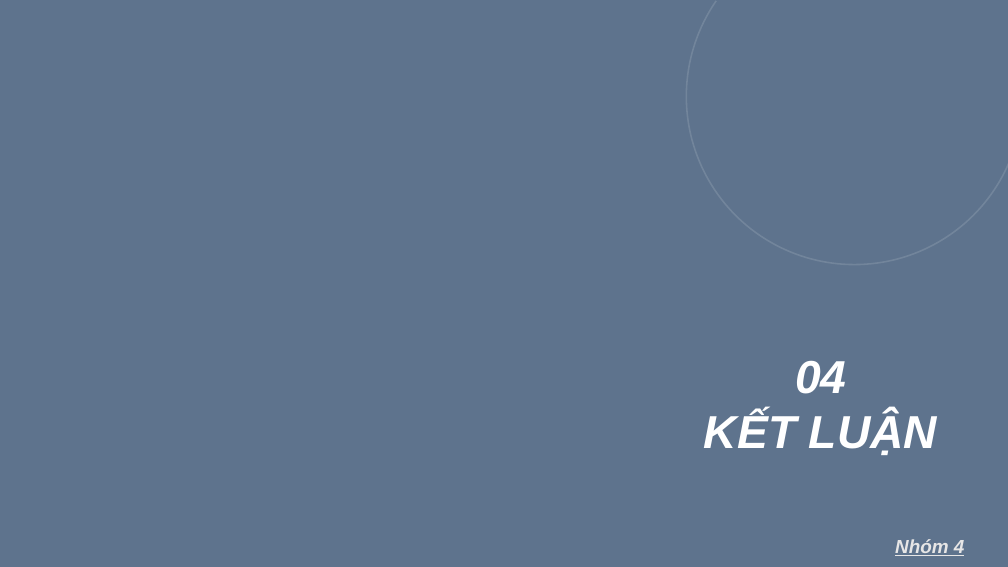
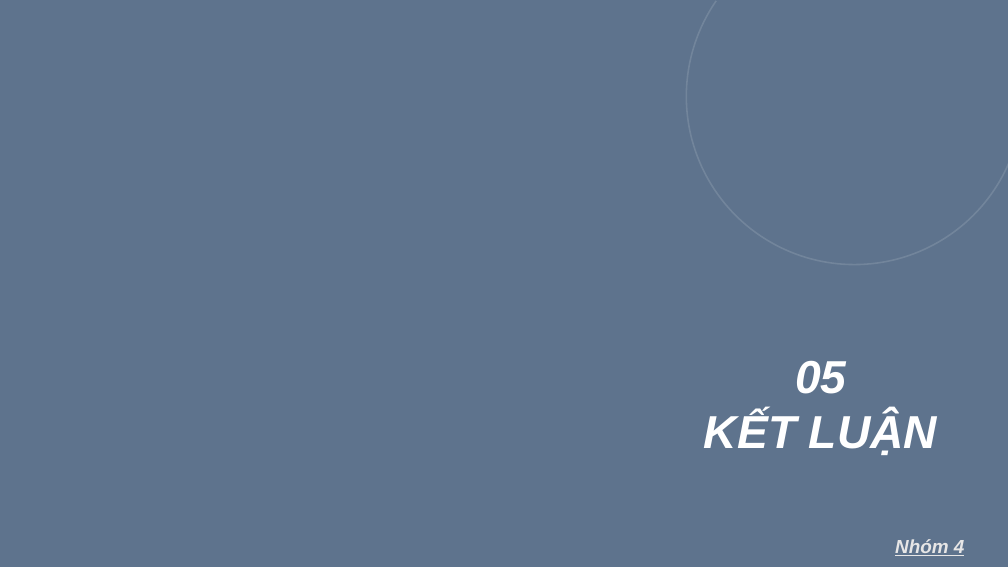
Before and after one commit to Phong940253/knowledge-base-system-excercise-3, a slide deck: slide 11 of BaoCao/DarkSouls_BaoCaoTriTueNhanTao.pptx (slide 10 before the commit). Drawn at 1008x567 pixels with LibreOffice and Linux fonts; fonts in the diff are those of the drawing; background and template pictures are left out; a plain dark background stands for a picture behind light text. Boxes give left, top, right and bottom in pixels: in the first picture for what was removed or moved away, otherwise in the second. Text is boxed around its words. In the diff, an @@ line names an element or a change of style, - is before the commit and + after.

```diff
--- a/BaoCao/DarkSouls_BaoCaoTriTueNhanTao.pptx
+++ b/BaoCao/DarkSouls_BaoCaoTriTueNhanTao.pptx
@@ text at [795,361,846,394]: text changed @@
-04
+05
```
Also in this commit, not shown: 3 other slides changed, 1 slide added, 1 other file.
